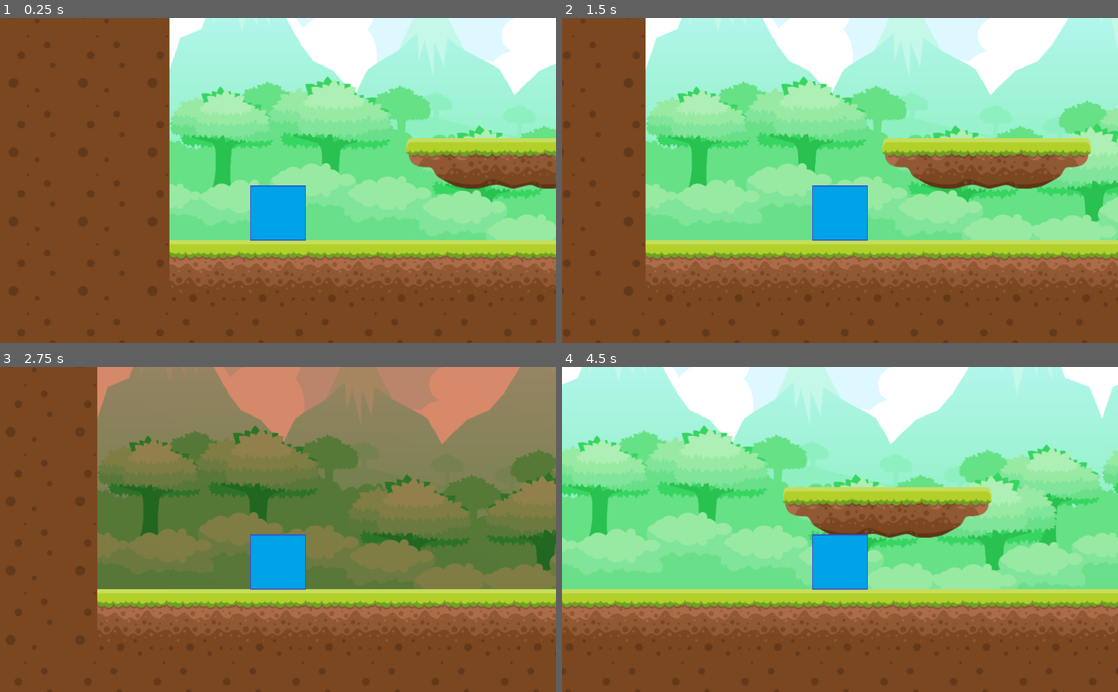
Above: before the commit, frames 1-4 (two rows, left to right).
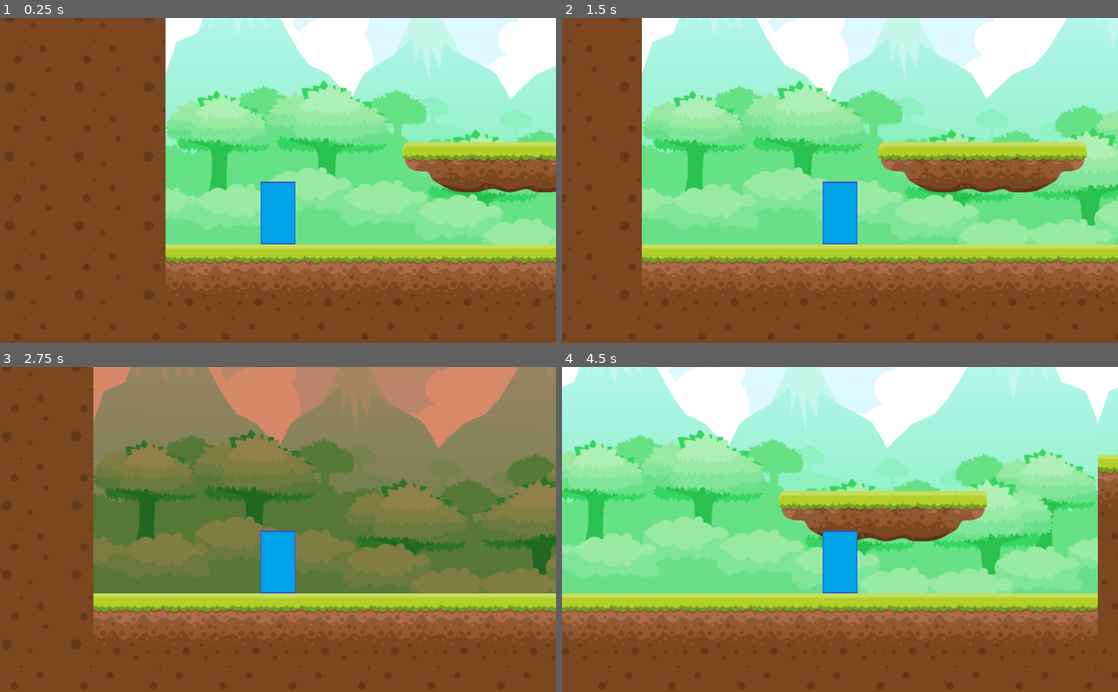
Above: after the commit, the same moments.

Repository: JoaoRicardoCardoso/BetweenWorlds
Game: Godot game, scene res://Game.tscn
Two runs of this game, one before a commit and one after it. Both use one fixed random seed, a clock stepped at 60 frames per second and the inputs below.
Inputs:
- Up to frame 1 (0.25 s): no input
- Up to frame 2 (1.5 s): tap Enter at 0.5 s; hold C (change_world) 0.53-1.28 s; hold Right (ui_right) from 0.53 s (still down); tap Up (ui_up) at 0.77 s; tap C (change_world) at 1.35 s
- Up to frame 3 (2.75 s): tap Up (ui_up) at 1.52 s; release Right (ui_right) at 2.03 s; hold Left (ui_left) from 2.03 s (still down); hold C (change_world) from 2.03 s (still down)
- Up to frame 4 (4.5 s): release Left (ui_left) at 2.78 s; release C (change_world) at 2.78 s; hold Right (ui_right) 2.78-4.28 s; tap C (change_world) at 2.85, 4.35 s; tap Up (ui_up) at 3.02, 3.77 s; hold C (change_world) 3.53-4.28 s; hold Left (ui_left) from 4.28 s (still down)

The runs differ from the first frame. In frame 1, 13% of the frame differs, in the area x 29-100%, y 0-86%; in frame 2, 16%; in frame 3, 13%; in frame 4, 18%, in the area x 0-100%, y 0-86%.

Commit message:
Added death condition when inside TileMap

Diff:
--- a/src/Actors/Player.gd
+++ b/src/Actors/Player.gd
@@ -134,9 +134,16 @@
 #func _process(delta):
 #	pass
 
-####################################
+#########################################################
 #Changing colision mask
 func _input(event):
 	if event.is_action_pressed("change_world"):
 		for n in range(1,5):
 			set_collision_mask_bit(n, not get_collision_mask_bit(n))
+		$Area2D3.set_collision_mask_bit(1, get_collision_mask_bit(1))
+		$Area2D3.set_collision_mask_bit(2, get_collision_mask_bit(2))
+
+#########################################################
+func _on_Area2D3_body_entered(body):
+	print("DEAD") #create animation
+	queue_free()
--- a/src/Actors/Player.tscn
+++ b/src/Actors/Player.tscn
@@ -1,12 +1,16 @@
-[gd_scene load_steps=5 format=2]
+[gd_scene load_steps=6 format=2]
 
 [ext_resource path="res://Actors/Player.gd" type="Script" id=1]
 [ext_resource path="res://assets/Player/Player.png" type="Texture" id=2]
 
 [sub_resource type="RectangleShape2D" id=1]
+extents = Vector2( 64, 64 )
 
 [sub_resource type="RectangleShape2D" id=2]
-extents = Vector2( 3, 8 )
+extents = Vector2( 16, 56 )
+
+[sub_resource type="RectangleShape2D" id=3]
+extents = Vector2( 56, 56 )
 
 [node name="Player" type="KinematicBody2D"]
 collision_mask = 10
@@ -17,8 +21,8 @@
 shape = SubResource( 1 )
 
 [node name="Sprite" type="Sprite" parent="CollisionShape2D"]
-position = Vector2( -1.90735e-06, -7.62939e-06 )
-scale = Vector2( 0.0423488, 0.04689 )
+position = Vector2( 1.90735e-06, 0 )
+scale = Vector2( 0.263918, 0.294931 )
 texture = ExtResource( 2 )
 
 [node name="Area2D" type="Area2D" parent="."]
@@ -26,7 +30,7 @@
 collision_mask = 6
 
 [node name="CollisionShape2D" type="CollisionShape2D" parent="Area2D"]
-position = Vector2( -10, 0 )
+position = Vector2( -64, 0 )
 shape = SubResource( 2 )
 
 [node name="Area2D2" type="Area2D" parent="."]
@@ -34,8 +38,15 @@
 collision_mask = 6
 
 [node name="CollisionShape2D" type="CollisionShape2D" parent="Area2D2"]
-position = Vector2( 10, 0 )
+position = Vector2( 64, 0 )
 shape = SubResource( 2 )
+
+[node name="Area2D3" type="Area2D" parent="."]
+collision_layer = 0
+collision_mask = 2
+
+[node name="CollisionShape2D" type="CollisionShape2D" parent="Area2D3"]
+shape = SubResource( 3 )
 
 [node name="Camera2D" type="Camera2D" parent="."]
 current = true
@@ -44,3 +55,4 @@
 [connection signal="body_exited" from="Area2D" to="." method="_on_right_Area2D_body_exited"]
 [connection signal="body_entered" from="Area2D2" to="." method="_on_left_Area2D2_body_entered"]
 [connection signal="body_exited" from="Area2D2" to="." method="_on_left_Area2D2_body_exited"]
+[connection signal="body_entered" from="Area2D3" to="." method="_on_Area2D3_body_entered"]
--- a/src/Game.tscn
+++ b/src/Game.tscn
@@ -12,8 +12,8 @@
 visible = false
 
 [node name="Player" parent="." instance=ExtResource( 3 )]
-position = Vector2( 71.7147, 321.273 )
-scale = Vector2( 5, 5 )
+position = Vector2( 78.8787, 321.937 )
+scale = Vector2( 0.5, 0.9 )
 jumping_speed = 500
 wall_jump_velocity_y = 250
 wall_jump_velocity_x = 400
--- a/src/World/Dimension1.tscn
+++ b/src/World/Dimension1.tscn
@@ -90,8 +90,10 @@
 [node name="TileMap" type="TileMap" parent="."]
 tile_set = SubResource( 2 )
 cell_size = Vector2( 128, 128 )
+collision_layer = 2
+collision_mask = 0
 format = 1
-tile_data = PoolIntArray( -393233, 3, 0, -393232, 3, 0, -393 …(5941 unchanged characters)… 8, 0, 0, 131069, 0, 0, 131070, 0, 0, 65577, 0, 0, 65578, 0, 0, 65579, 0, 0, 65580, 0, 0, 65581, 0, 0, 196602, 0, 0, 196603, 0, 0, 196604, 0, 0, 196605, 0, 0, 196606, 0, 0, 131113, 0, 0, 131114, 0, 0, 131115, 0, 0, 131116, 0, 0, 131117, 0, 0, 262138, 0, 0, 262139, 0, 0, 262140, 0, 0, 262141, 0, 0, 262142, 0, 0, 262143, 1, 0, 196608, 1, 0, 196609, 1, 0, 196610, 1, 0, 196611, 1, 0, 196612, 1, 0, 196613, 1, 0, 196614, 1, 0, 196615, 1, 0, 196616, 1, 0, 196617, 1, 0, 196618, 1, 0, 196619, …(4123 unchanged characters)…
+tile_data = PoolIntArray( -393233, 3, 0, -393232, 3, 0, -393 …(5941 unchanged characters)… 8, 0, 0, 131069, 0, 0, 131070, 0, 0, 65543, 1, 0, 65544, 1, 0, 65577, 0, 0, 65578, 0, 0, 65579, 0, 0, 65580, 0, 0, 65581, 0, 0, 196602, 0, 0, 196603, 0, 0, 196604, 0, 0, 196605, 0, 0, 196606, 0, 0, 131079, 0, 0, 131080, 0, 0, 131113, 0, 0, 131114, 0, 0, 131115, 0, 0, 131116, 0, 0, 131117, 0, 0, 262138, 0, 0, 262139, 0, 0, 262140, 0, 0, 262141, 0, 0, 262142, 0, 0, 262143, 1, 0, 196608, 1, 0, 196609, 1, 0, 196610, 1, 0, 196611, 1, 0, 196612, 1, 0, 196613, 1, 0, 196614, 1, 0, 196615, 0, 0, 196616, 0, 0, 196617, 1, 0, 196618, 1, 0, 196619, …(4123 unchanged characters)…
 
 [node name="Platform1" parent="." instance=ExtResource( 2 )]
 position = Vector2( 500, 250 )
--- a/src/World/Dimension2.tscn
+++ b/src/World/Dimension2.tscn
@@ -114,6 +114,8 @@
 [node name="TileMap" type="TileMap" parent="."]
 tile_set = SubResource( 4 )
 cell_size = Vector2( 128, 128 )
+collision_layer = 4
+collision_mask = 0
 format = 1
 tile_data = PoolIntArray( -393233, 4, 0, -393232, 4, 0, -393231, 4, 0, -393230, 4, 0, -393229, 4, 0, -393228, 4, 0, -39 …(10462 unchanged characters)…
 
